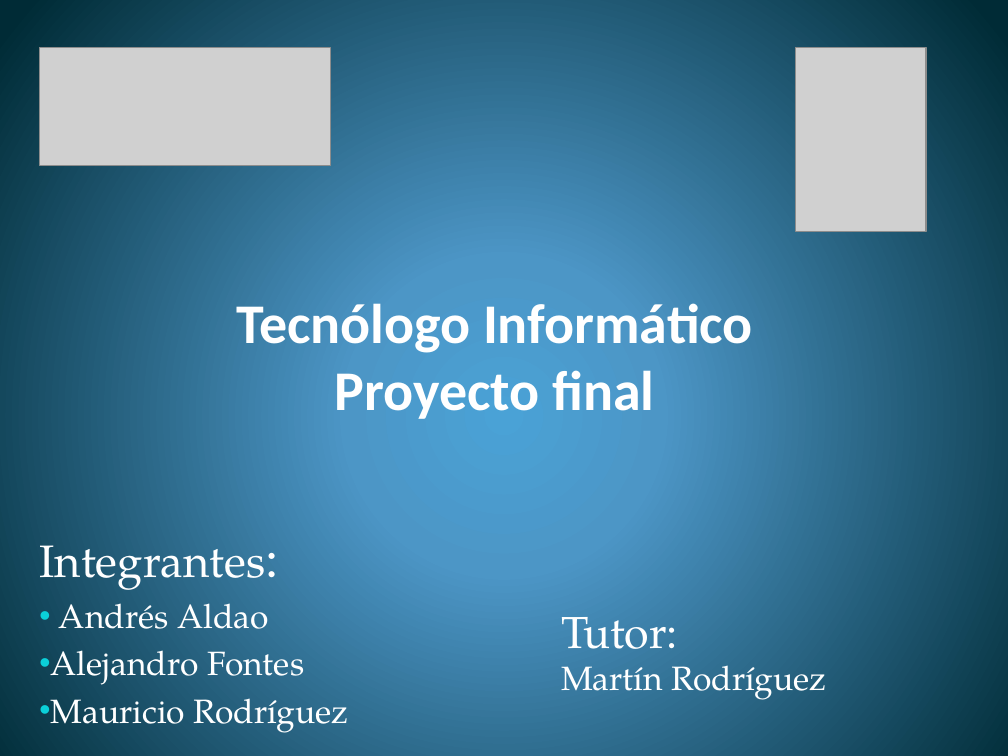
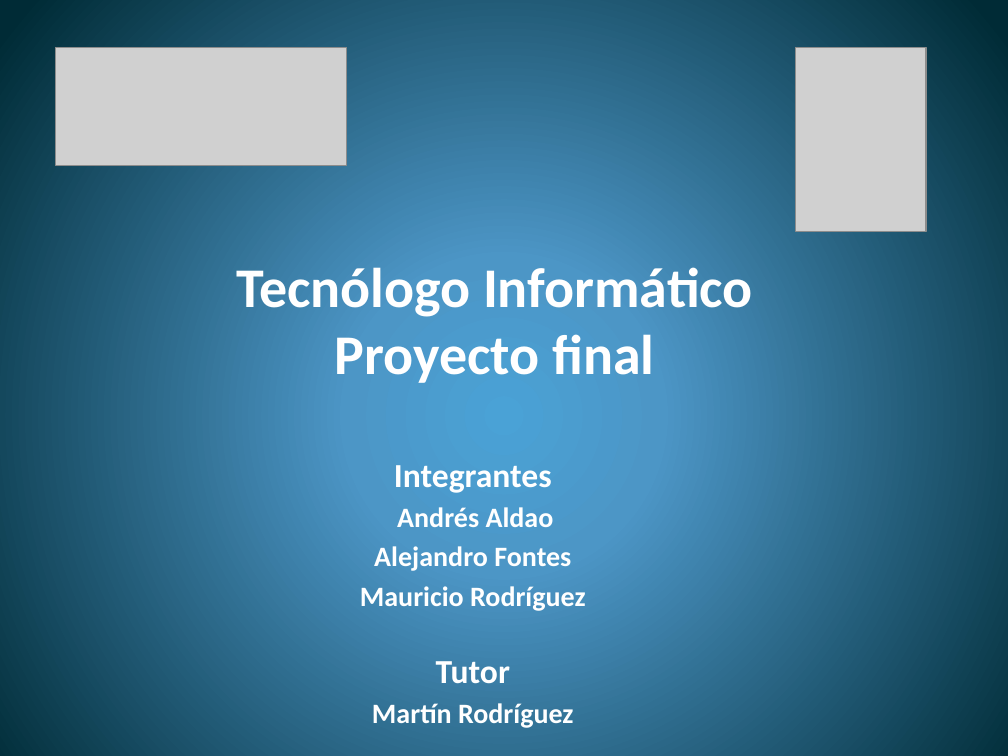
Before and after one commit to ORGTecnologo/7b6581PT, a slide deck: slide 1 of Documentacion/Entregas/Presentacion/Presentacion.pptx. Drawn at 1008x756 pixels with LibreOffice and Linux fonts; fonts in the diff are those of the drawing; grey boxes stand for pictures. Boxes give left, top, right and bottom in pixels: in the first picture for what was removed or moved away, otherwise in the second. Text is boxed around its words. In the diff, an @@ line names an element or a change of style, - is before the commit and + after.

```diff
--- a/Documentacion/Entregas/Presentacion/Presentacion.pptx
+++ b/Documentacion/Entregas/Presentacion/Presentacion.pptx
@@ picture: place and size @@
-picture at [39,47,330,165]
+picture at [55,47,346,165]
@@ title "Tecnólogo Informático Proyecto final": place and size @@
-title "Tecnólogo Informático Proyecto final" at [236,296,753,419]
+title "Tecnólogo Informático Proyecto final" at [236,260,753,383]
@@ subtitle "Integrantes": place and size @@
-subtitle "Integrantes" at [39,545,349,733]
+subtitle "Integrantes" at [360,465,586,728]
@@ subtitle at [394,465,552,493]: text changed; size 32.4 to 24 pt; font TeX Gyre Pagella to Calibri; bold on @@
-Integrantes:
+Integrantes
@@ subtitle at [360,507,586,611]: size 24.1 to 20 pt, font TeX Gyre Pagella to Calibri, bold on in "Andrés Aldao", "Alejandro Fontes", "Mauricio Rodríguez"; alignment left to centre; bullet • to none @@
@@ text removed at [561,617,827,700] @@
-Tutor:
-Martín Rodríguez
@@ subtitle at [372,661,574,728]: paragraphs added @@
+Tutor
+Martín Rodríguez
```
Also in this commit, not shown: 10 other slides changed, 5 slides added, 17 slides removed, 3 other files.
